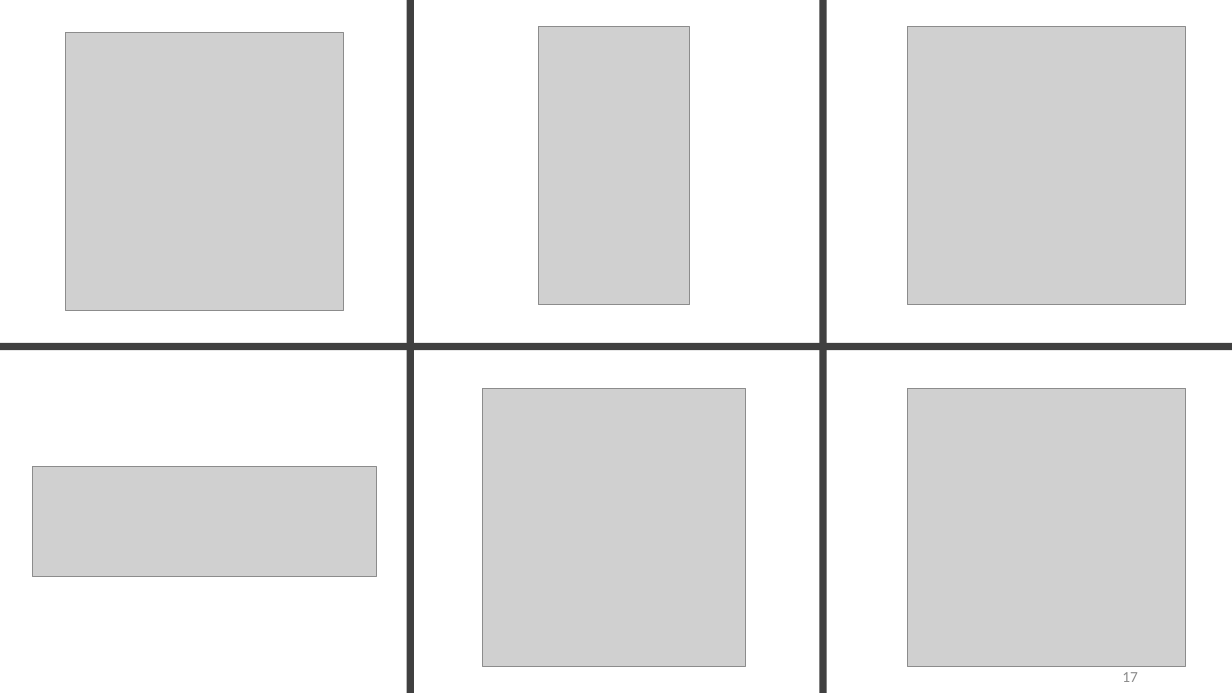
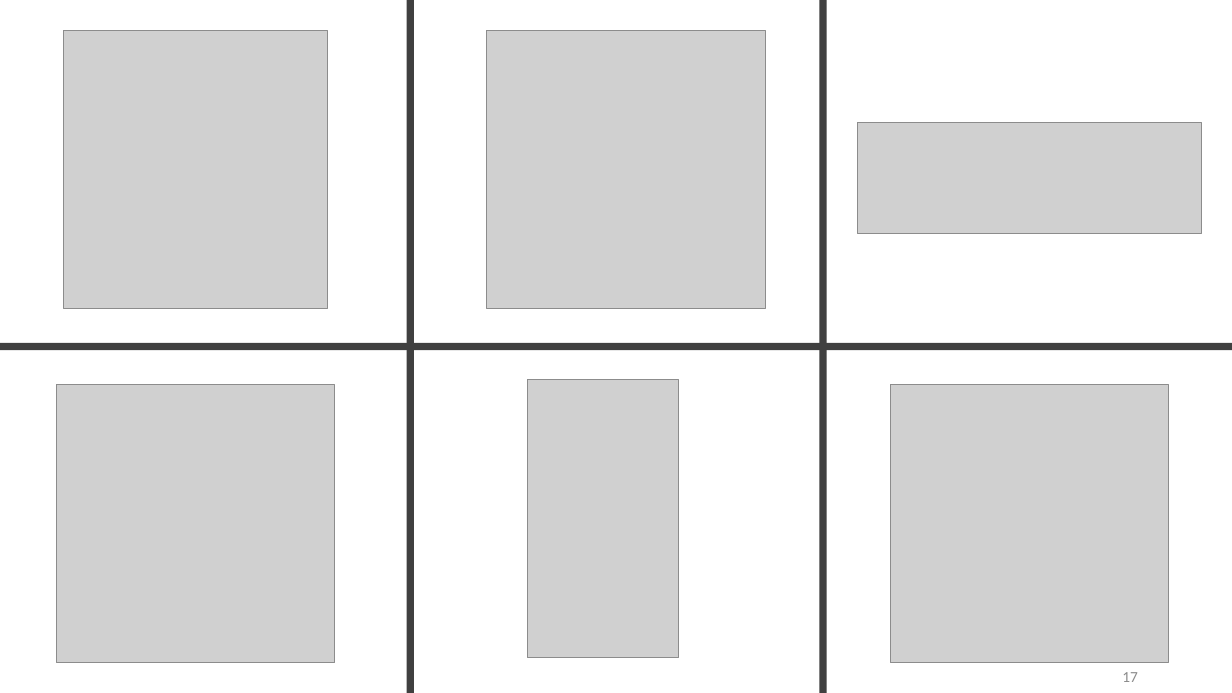
Before and after one commit to unige-pinfo-2019/PInfo1, a slide deck: slide 17 of Docs/UNIbay_DeskPitchFinal.pptx. Drawn at 1232x693 pixels with LibreOffice and Linux fonts; fonts in the diff are those of the drawing; grey boxes stand for pictures. Boxes give left, top, right and bottom in pixels: in the first picture for what was removed or moved away, otherwise in the second. Text is boxed around its words. In the diff, an @@ line names an element or a change of style, - is before the commit and + after.

```diff
--- a/Docs/UNIbay_DeskPitchFinal.pptx
+++ b/Docs/UNIbay_DeskPitchFinal.pptx
@@ picture: place and size @@
-picture at (482,388,746,666)
+picture at (64,30,327,308)
@@ picture: place and size @@
-picture at (908,388,1186,666)
+picture at (487,30,765,308)
@@ picture: place and size @@
-picture at (32,466,376,577)
+picture at (858,123,1202,234)
@@ picture: place and size @@
-picture at (908,27,1186,305)
+picture at (56,385,335,664)
@@ picture: place and size @@
-picture at (538,27,689,305)
+picture at (528,380,679,658)
@@ picture: place and size @@
-picture at (66,32,344,311)
+picture at (891,385,1169,664)
```
Also in this commit, not shown: 5 other slides changed, 2 slides added, 2 slides removed, 1 other file.
